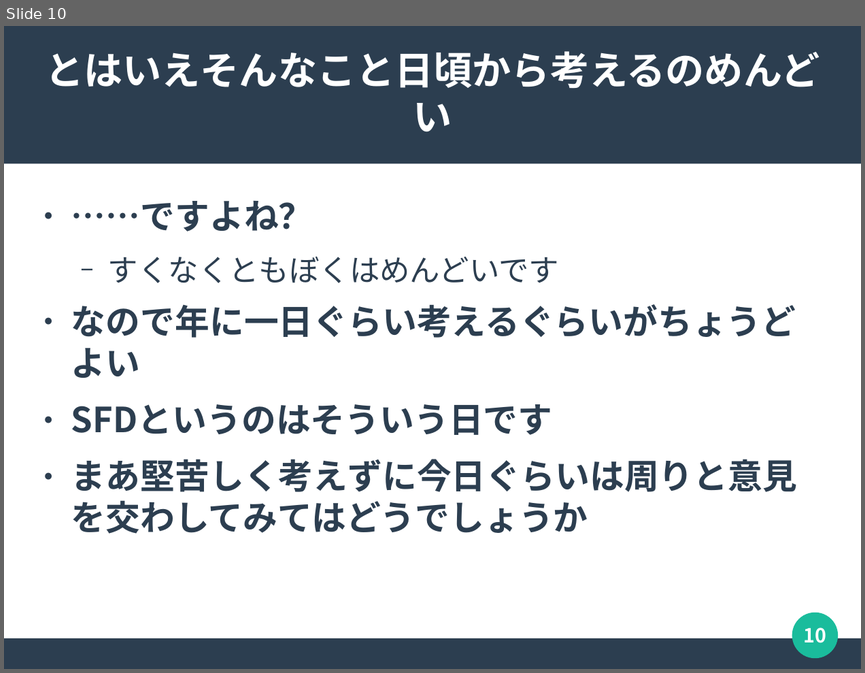
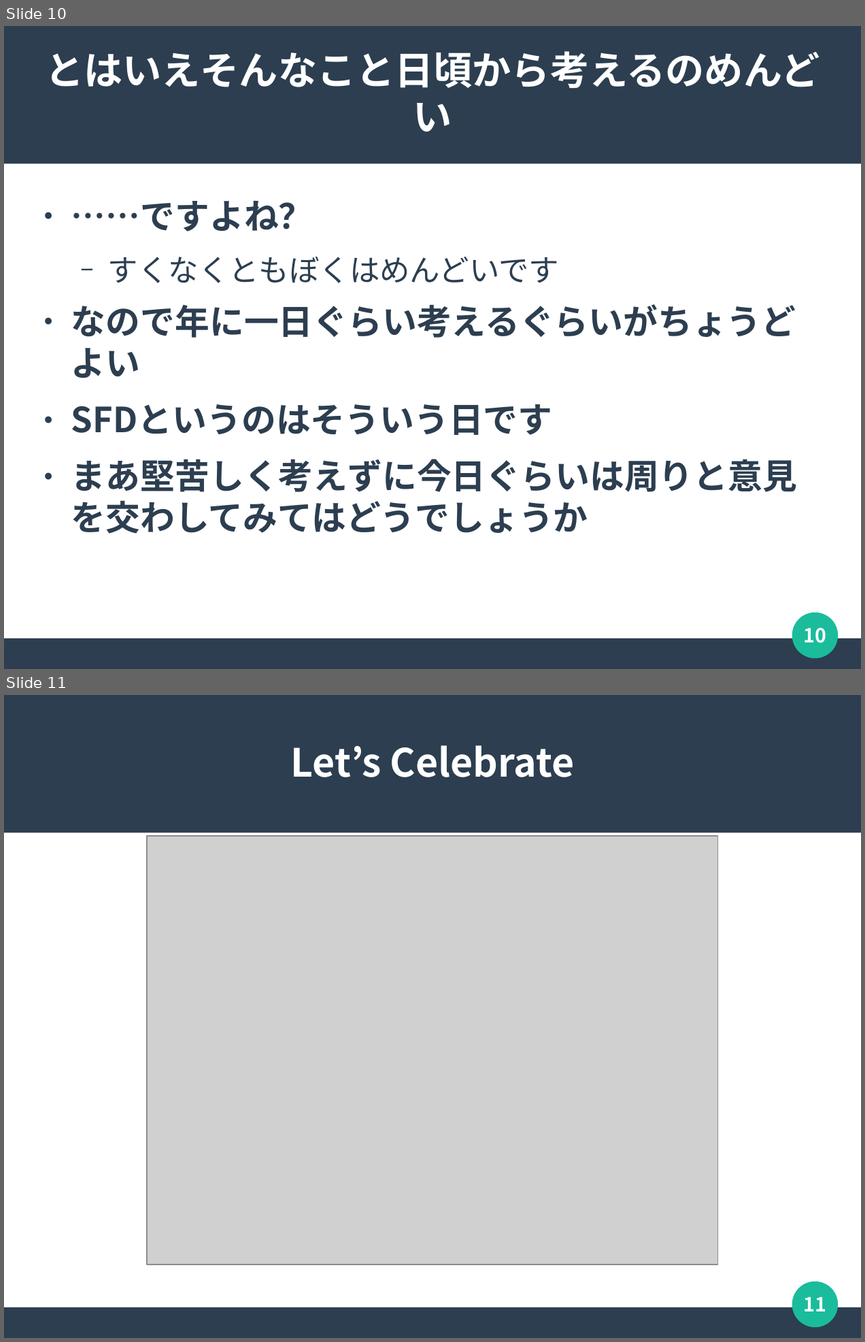
Before and after one commit to naruoga/presentations, a slide deck: SFD2026_Koedo_Sep.odp. Shown one above the other, each under a label of ours: slide 10 before the commit, slides 10 and 11 after it. The pictures are 865x673 and 865x1342 pixels, drawn with LibreOffice and Linux fonts; fonts in the diff are those of the drawing; grey boxes stand for pictures. Boxes give left, top, right and bottom in pixels: in the first picture for what was removed or moved away, otherwise in the second. Text is boxed around its words. In the diff, an @@ line names an element or a change of style, - is before the commit and + after.

```diff
--- a/SFD2026_Koedo_Sep.odp
+++ b/SFD2026_Koedo_Sep.odp
@@ slide 11 added at (x1=4, y1=695, x2=861, y2=1338), background #FFFFFF; not listed: 3 template elements that a slide beside it also shows @@
@@ title added at (x1=291, y1=745, x2=575, y2=777), 36 pt, text #FFFFFF, bold @@
+Let’s Celebrate
@@ picture added at (x1=147, y1=836, x2=719, y2=1264) @@
@@ page number added at (x1=804, y1=1297, x2=827, y2=1311), 18 pt, text #FFFFFF, bold @@
+11
```
Also in this commit, not shown: 1 slide changed, 1 slide removed.
